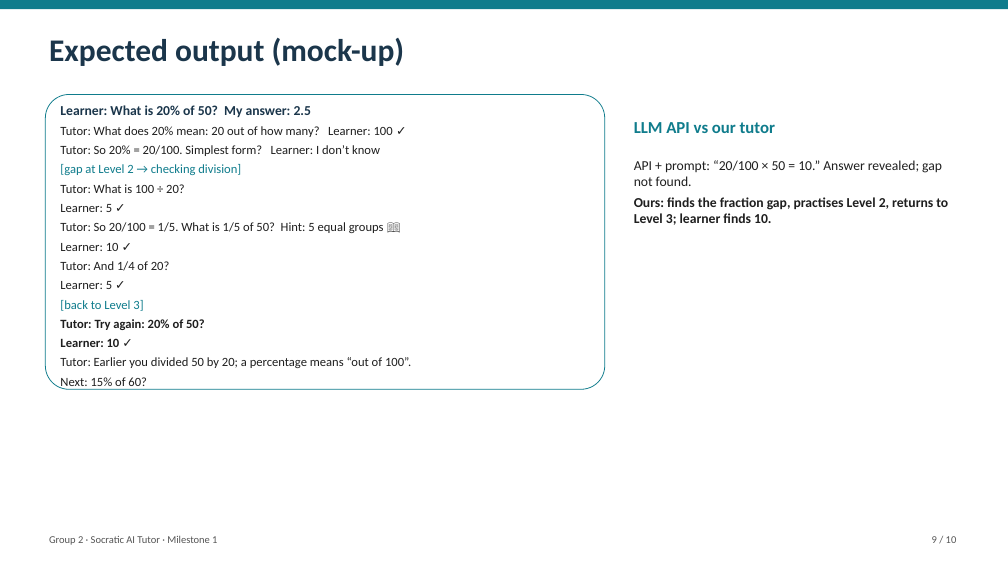
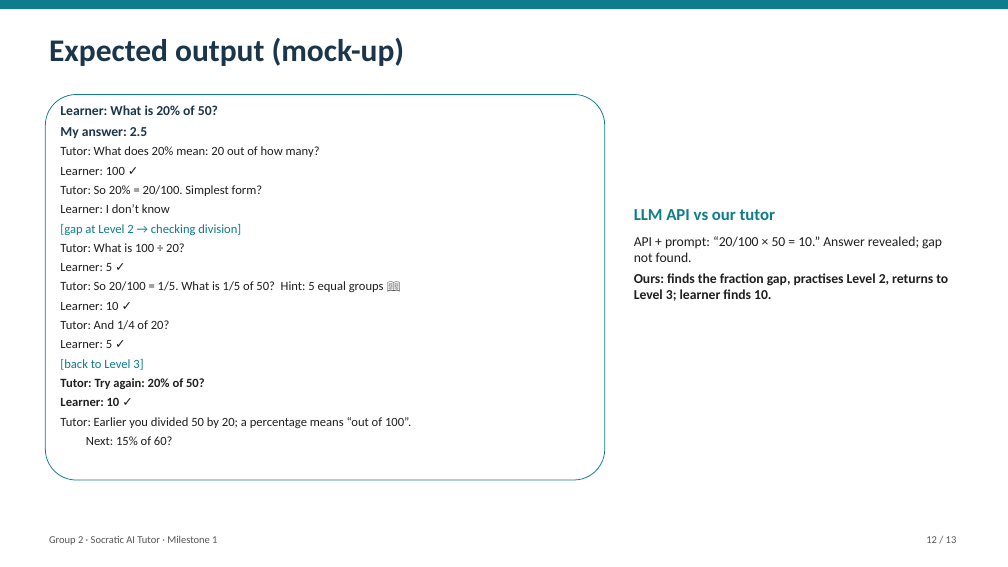
Before and after one commit to Hariomkr147/Group-2-DS-and-AI-Lab-Project, a slide deck: slide 12 of docs/milestone-1/Milestone1_Presentation.pptx (slide 9 before the commit). Drawn at 1008x567 pixels with LibreOffice and Linux fonts; fonts in the diff are those of the drawing. Boxes give left, top, right and bottom in pixels: in the first picture for what was removed or moved away, otherwise in the second. Text is boxed around its words. In the diff, an @@ line names an element or a change of style, - is before the commit and + after.

```diff
--- a/docs/milestone-1/Milestone1_Presentation.pptx
+++ b/docs/milestone-1/Milestone1_Presentation.pptx
@@ rounded rectangle: place and size @@
-rounded rectangle at bbox=[45, 95, 605, 389]
+rounded rectangle at bbox=[45, 95, 605, 480]
@@ text at bbox=[60, 105, 320, 213]: text changed @@
-Learner: What is 20% of 50? My answer: 2.5
-Tutor: What does 20% mean: 20 out of how many? Learner: 100 ✓
-Tutor: So 20% = 20/100. Simplest form? Learner: I don’t know
+Learner: What is 20% of 50?
+My answer: 2.5
+Tutor: What does 20% mean: 20 out of how many?
+Learner: 100 ✓
+Tutor: So 20% = 20/100. Simplest form?
+Learner: I don’t know
@@ text "LLM API vs our tutor": place and size @@
-text "LLM API vs our tutor" at bbox=[634, 122, 775, 133]
+text "LLM API vs our tutor" at bbox=[634, 209, 775, 220]
@@ text "API + prompt: “20/100 × ...": place and size @@
-text "API + prompt: “20/100 × ..." at bbox=[634, 160, 948, 225]
+text "API + prompt: “20/100 × ..." at bbox=[634, 236, 948, 301]
@@ text at bbox=[926, 536, 957, 543]: text changed @@
-9 / 10
+12 / 13
```
Also in this commit, not shown: 8 other slides changed, 3 slides added, 4 other files.
